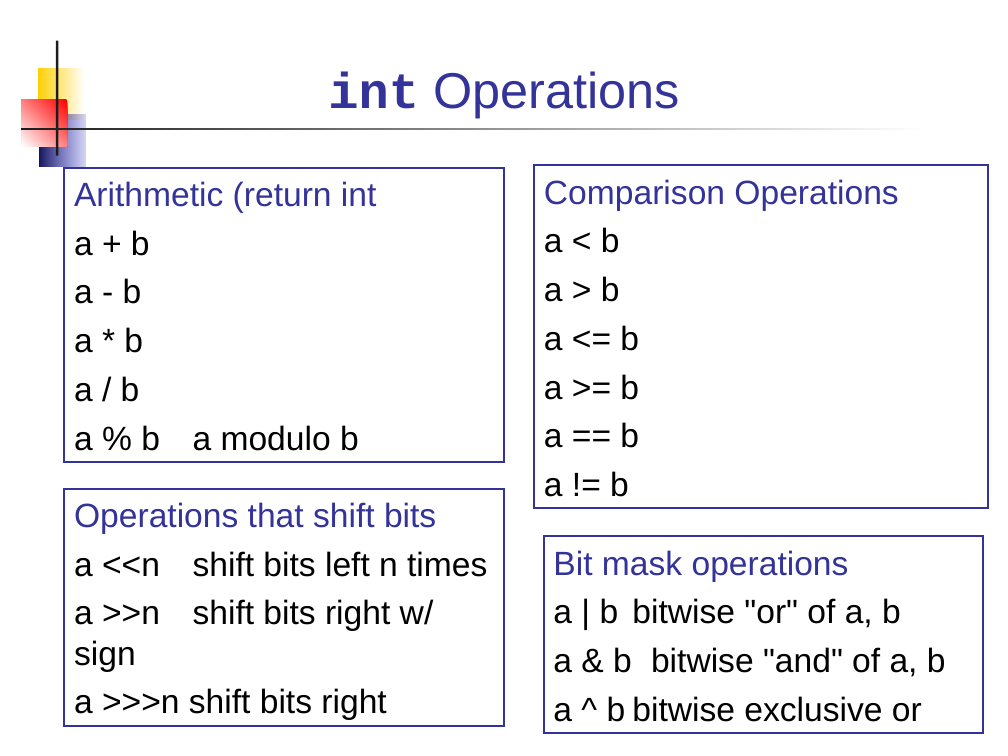
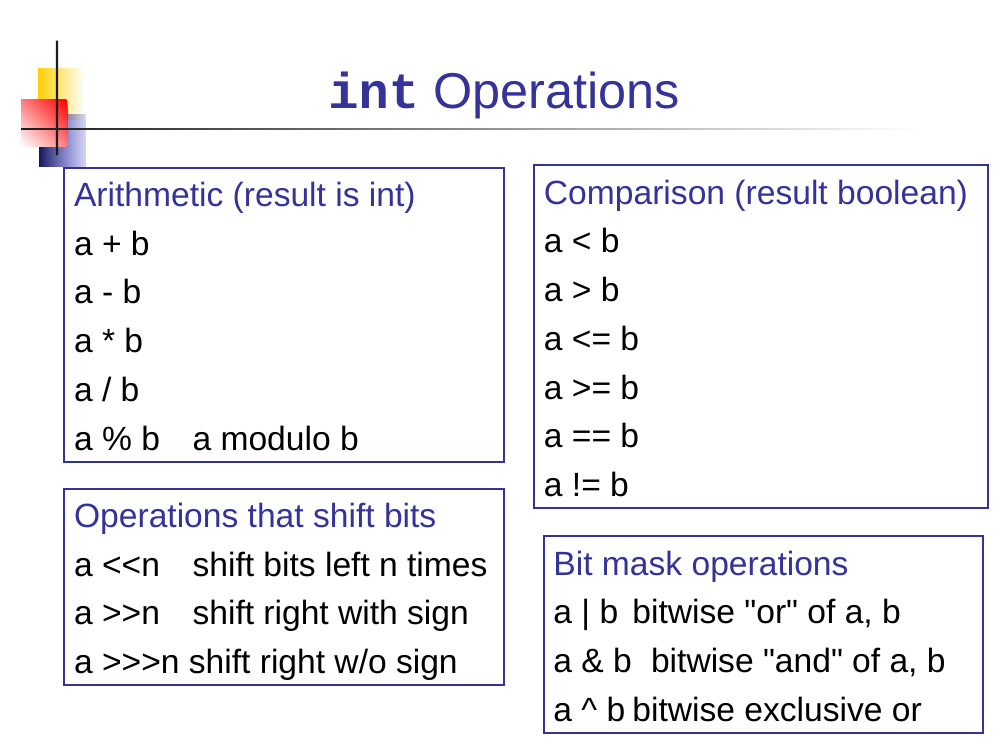
Before and after one commit to cpske/programming1, a slide deck: slide 5 of week2/3-Primitive-Datatypes.ppt. Drawn at 1008x756 pixels with LibreOffice and Linux fonts; fonts in the diff are those of the drawing. Boxes give left, top, right and bottom in pixels: in the first picture for what was removed or moved away, otherwise in the second. Text is boxed around its words. In the diff, an @@ line names an element or a change of style, - is before the commit and + after.

Commit message:
fix typos in primitives slides

```diff
--- a/week2/3-Primitive-Datatypes.ppt
+++ b/week2/3-Primitive-Datatypes.ppt
@@ text in rectangle at (544, 179, 968, 211): text changed @@
-Comparison Operations
+Comparison (result boolean)
@@ text in rectangle at (74, 181, 416, 213): text changed @@
-Arithmetic (return int
+Arithmetic (result is int)
@@ rectangle "Operations that shift bits": place and size @@
-rectangle "Operations that shift bits" at (65, 489, 504, 726)
+rectangle "Operations that shift bits" at (65, 489, 504, 685)
@@ text in rectangle at (74, 599, 469, 680): text changed @@
-a >>n shift bits right w/ sign
-a >>>n shift bits right
+a >>n shift right with sign
+a >>>n shift right w/o sign
```
Also in this commit, not shown: 10 other slides changed, 1 slide added, 1 other file.
